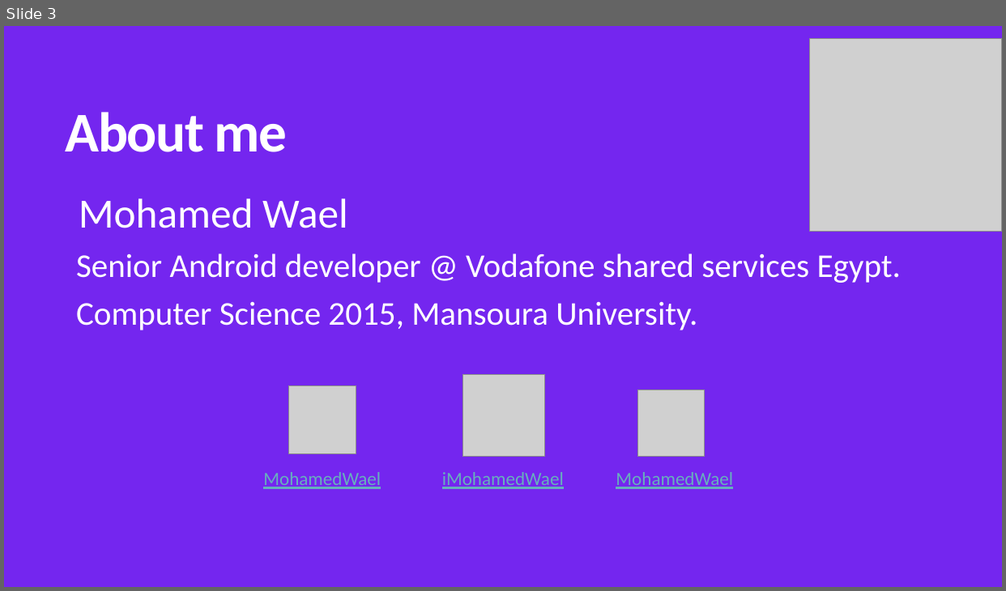
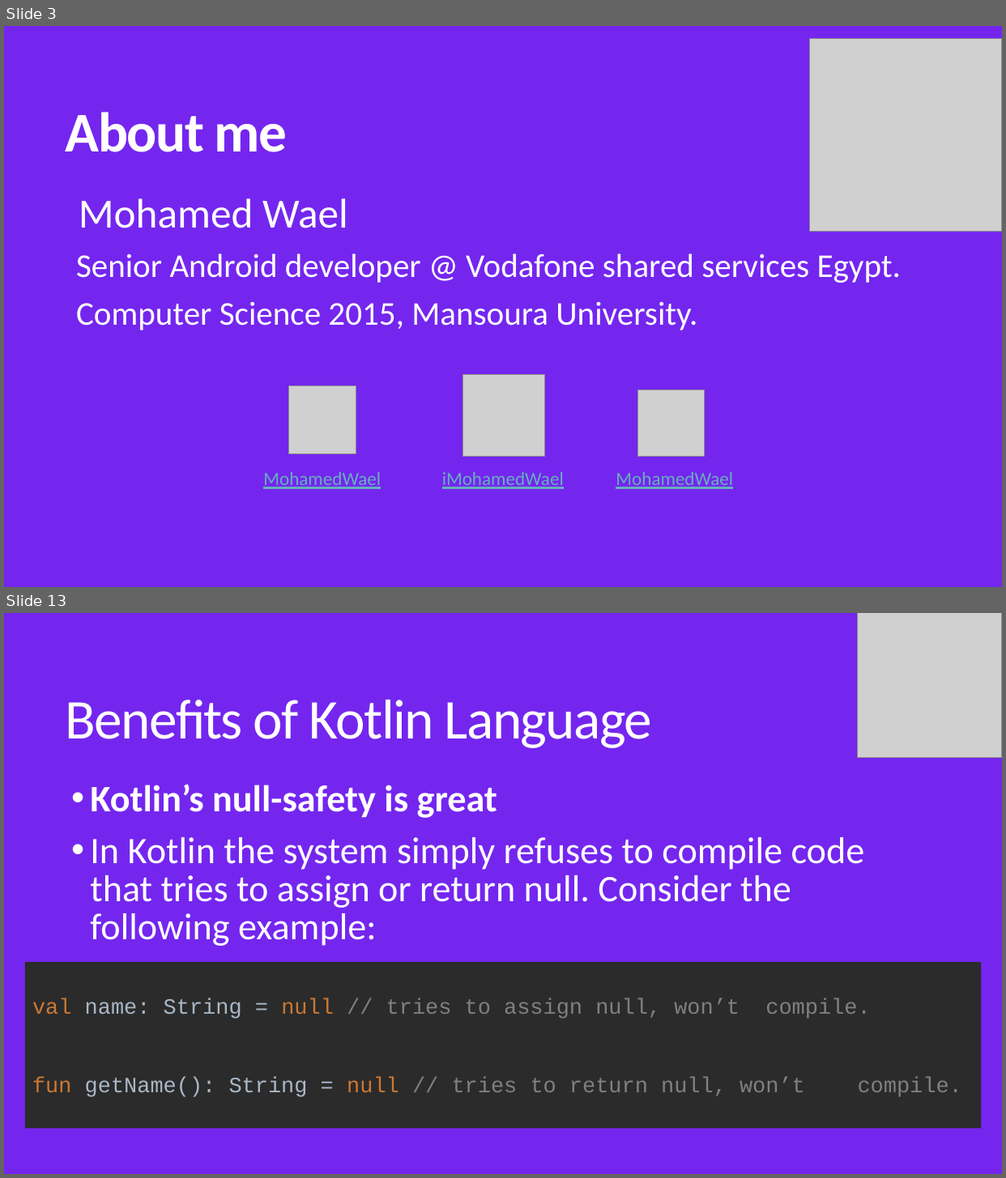
Before and after one commit to MohamedWael/Kotlin-crash-course, a slide deck: kotlin_intro.pptx. Shown one above the other, each under a label of ours: slide 3 before the commit, slides 3 and 13 after it; the slides between them are not shown. The pictures are 1006x591 and 1006x1178 pixels, drawn with LibreOffice and Linux fonts; fonts in the diff are those of the drawing; grey boxes stand for pictures. Boxes give left, top, right and bottom in pixels: in the first picture for what was removed or moved away, otherwise in the second. Text is boxed around its words. In the diff, an @@ line names an element or a change of style, - is before the commit and + after.

```diff
--- a/kotlin_intro.pptx
+++ b/kotlin_intro.pptx
@@ slide 13 added at bbox=[4, 613, 1002, 1174], background #7426EF @@
@@ picture added at bbox=[858, 613, 1002, 757] @@
@@ title added at bbox=[66, 700, 653, 748], 54 pt, text #FFFFFF @@
+Benefits of Kotlin Language
@@ text added at bbox=[90, 784, 865, 946], 36 pt, text #FFFFFF @@
+• Kotlin’s null-safety is great
+• In Kotlin the system simply refuses to compile code that tries to assign or return null. Consider the following example:
@@ rectangle added at bbox=[25, 963, 981, 1129], fill #2B2B2B, 21 pt, text #808080 @@
+val name: String = null // tries to assign null, won’t compile.
+fun getName(): String = null // tries to return null, won’t compile.
```
Also in this commit, not shown: 2 slides changed, 17 other slides added, 1 slide removed, 4 other files.
